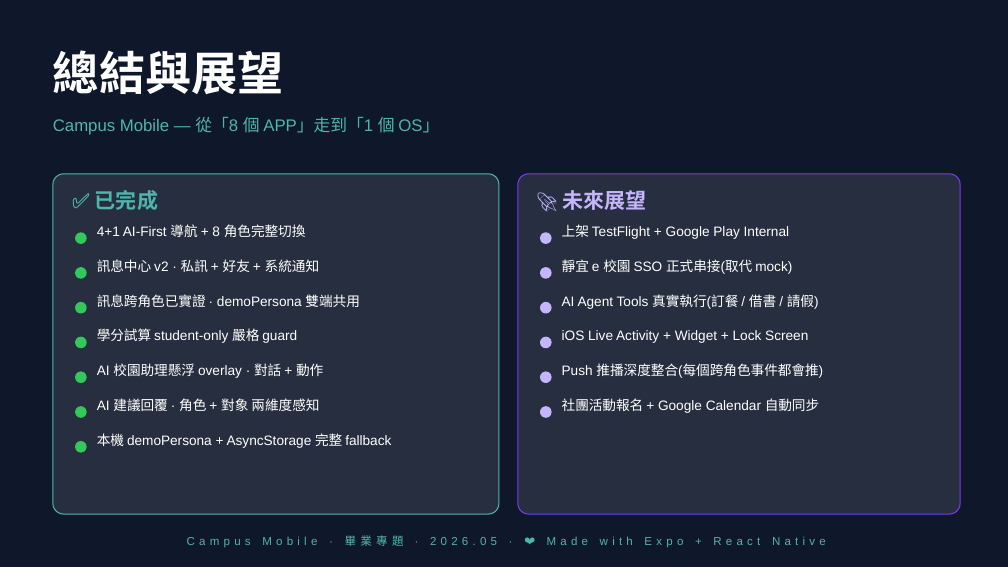
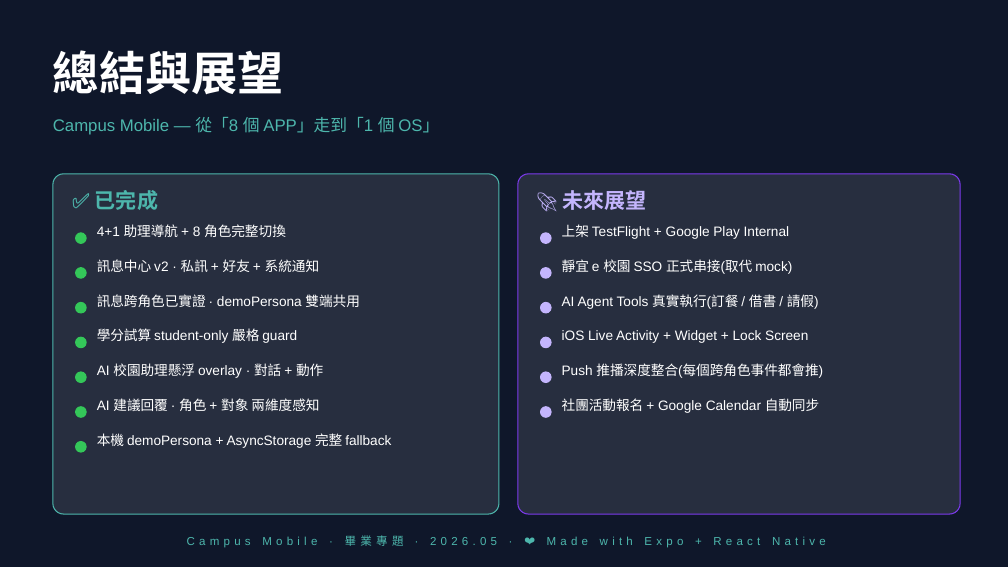
Before and after one commit to Miiduoa/graduation, a slide deck: slide 22 of 口試簡報_mobile_v6.pptx. Drawn at 1008x567 pixels with LibreOffice and Linux fonts; fonts in the diff are those of the drawing. Boxes give left, top, right and bottom in pixels: in the first picture for what was removed or moved away, otherwise in the second. Text is boxed around its words. In the diff, an @@ line names an element or a change of style, - is before the commit and + after.

Commit message:
清文件裡的舊字：LMS 整合計畫作者欄和本機路徑、講稿與簡報的 AI-First
- LMS_整合計畫.docx：作者欄改成 Miiduoa，內文 7 處作者電腦的路徑改成「graduation（本 repo）」「畢業專題2（舊 LMS 專案）」
- Demo3分鐘講稿、Demo預演Checklist、Demo訊息與跨角色驗證報告、口試簡報第 6 和 22 頁：「AI-First」改成「校園助理」「助理導航」「學生首頁」
- Maestro 導覽和登入流程的註解、流程名稱拿掉 AI-First；兩個測試描述一起改
- 刪掉 docs/mobile-screenshots/ai_first_tabs.png
- 檔名（含 11_navigation_ai_first.yaml 和 AiFirst 系列）先不動，等 PR #30 合完一起改

```diff
--- a/口試簡報_mobile_v6.pptx
+++ b/口試簡報_mobile_v6.pptx
@@ text at (97,224,286,237): text changed @@
-4+1 AI-First 導航 + 8 角色完整切換
+4+1 助理導航 + 8 角色完整切換
```
Also in this commit, not shown: 1 other slide changed, 9 other files.
